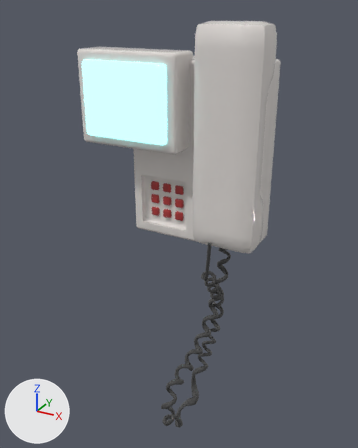
The FBX model Assets/Models/ModularParts/Decor/Imports/Old Personal Work/Phone.fbx, before and after one commit.
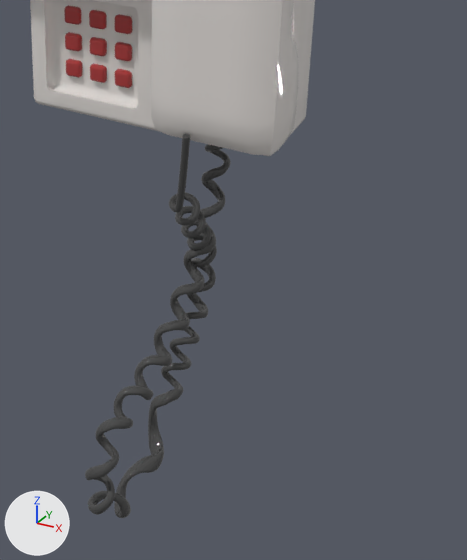
Each version appears first whole from a camera (50 mm lens) standing at (0.0169, -0.0365, 0.0676) and looking at (-0.0002, -0.0053, 0.052), and next in a close-up on the part from 34% to 96% of the width and 40% to 100% of the height. Arrows for +X, +Y and +Z are at lower left; the lights stay in place. Where no turn or scale is listed for an object, it has been applied to the vertices.

The first close-up shows 'Buttons', 'Phone', 'PhoneBase', 'Wire'.
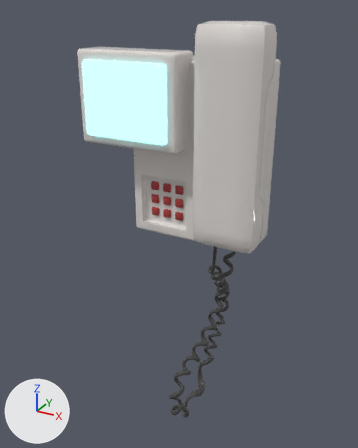
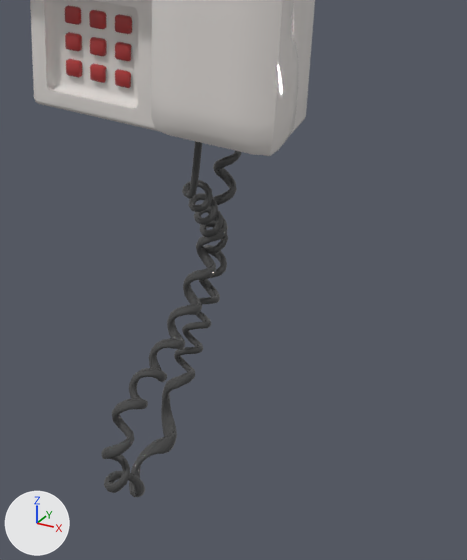
Edits to the bpy script that builds the scene:
```text
Change ob_wire:
    ob_wire.location: (-0.03815, 0.00007, 0.01411) -> (-0.03815, 0.00125, 0.01411)
```

Where the change shows, as pixel boxes [x1, y1, x2, y2] in the close-ups (467 x 560 px):
'Wire', moved: before [85, 134, 231, 518]; after [101, 141, 241, 497]
